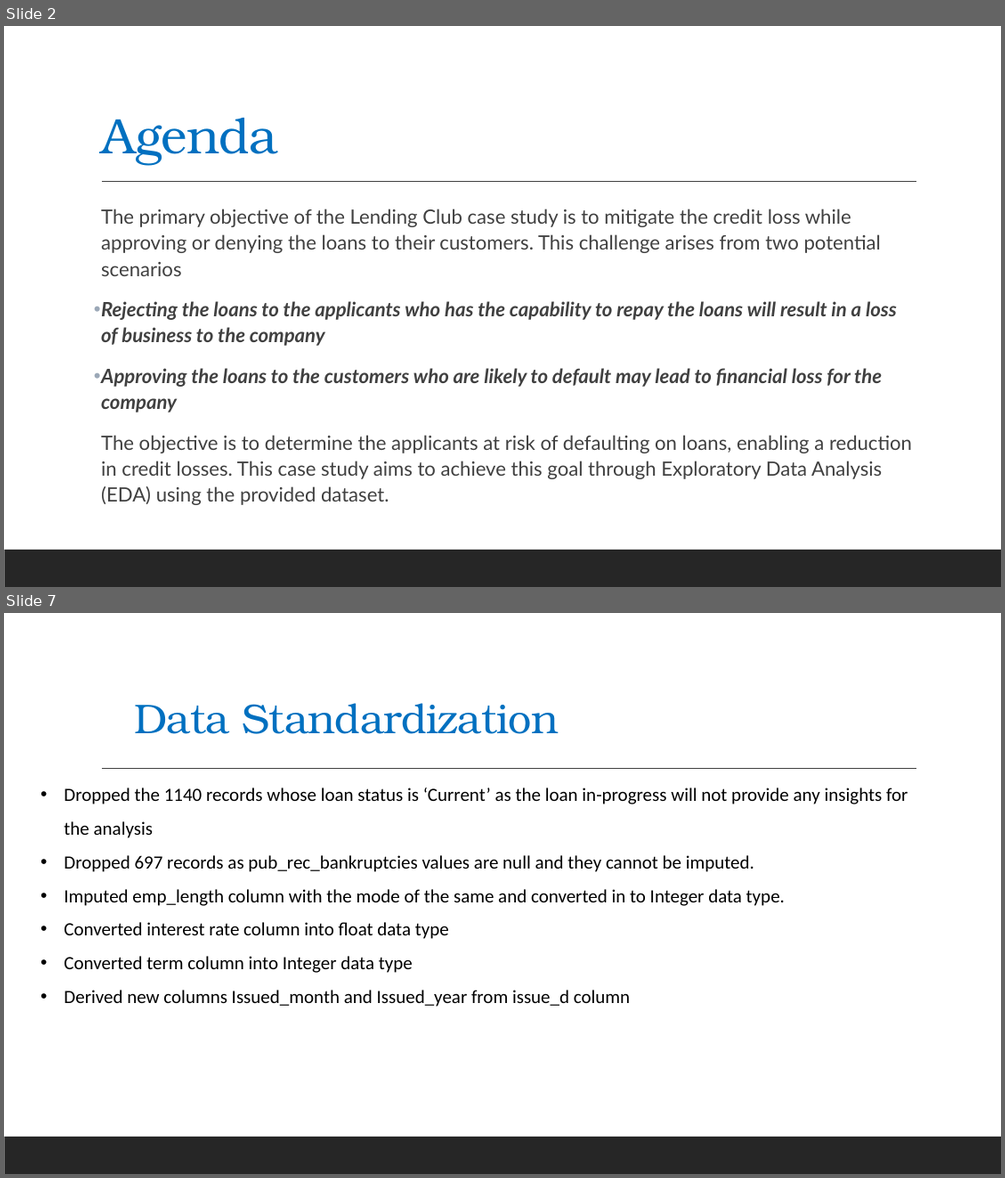
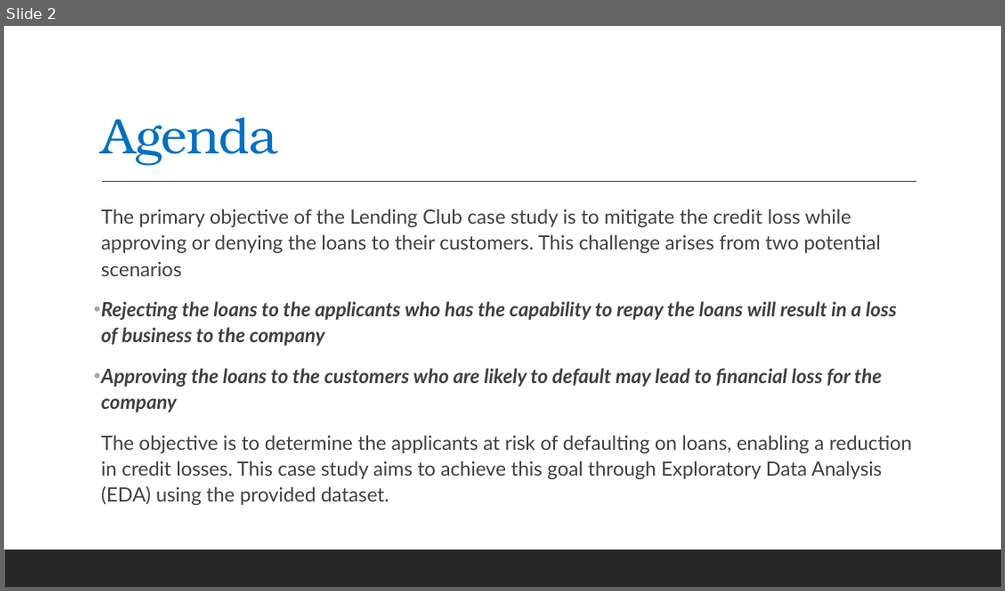
Before and after one commit to mrsivanandareddy/lending-club-case-study, a slide deck: Lending_Club_Case_Study.pptx. Shown one above the other, each under a label of ours: slides 2 and 7 before the commit, slide 2 after it; the slides between them are not shown. The pictures are 1005x1178 and 1005x591 pixels, drawn with LibreOffice and Linux fonts; fonts in the diff are those of the drawing. Boxes give left, top, right and bottom in pixels: in the first picture for what was removed or moved away, otherwise in the second. Text is boxed around its words. In the diff, an @@ line names an element or a change of style, - is before the commit and + after.

```diff
--- a/Lending_Club_Case_Study.pptx
+++ b/Lending_Club_Case_Study.pptx
@@ slide 7 removed at (x1=4, y1=613, x2=1001, y2=1174), background #FFFFFF; not listed: 2 template elements that a slide beside it also shows @@
@@ title removed at (x1=134, y1=703, x2=558, y2=734) @@
-Data Standardization
@@ text removed at (x1=64, y1=787, x2=907, y2=1006) @@
-• Dropped the 1140 records whose loan status is ‘Current’ as the loan in-progress will not provide any insights for the analysis
-• Dropped 697 records as pub_rec_bankruptcies values are null and they cannot be imputed.
-• Imputed emp_length column with the mode of the same and converted in to Integer data type.
-• Converted interest rate column into float data type
-• Converted term column into Integer data type
-• Derived new columns Issued_month and Issued_year from issue_d column
```
Also in this commit, not shown: 10 slides changed, 1 slide added, 15 other slides removed, 1 other file.
